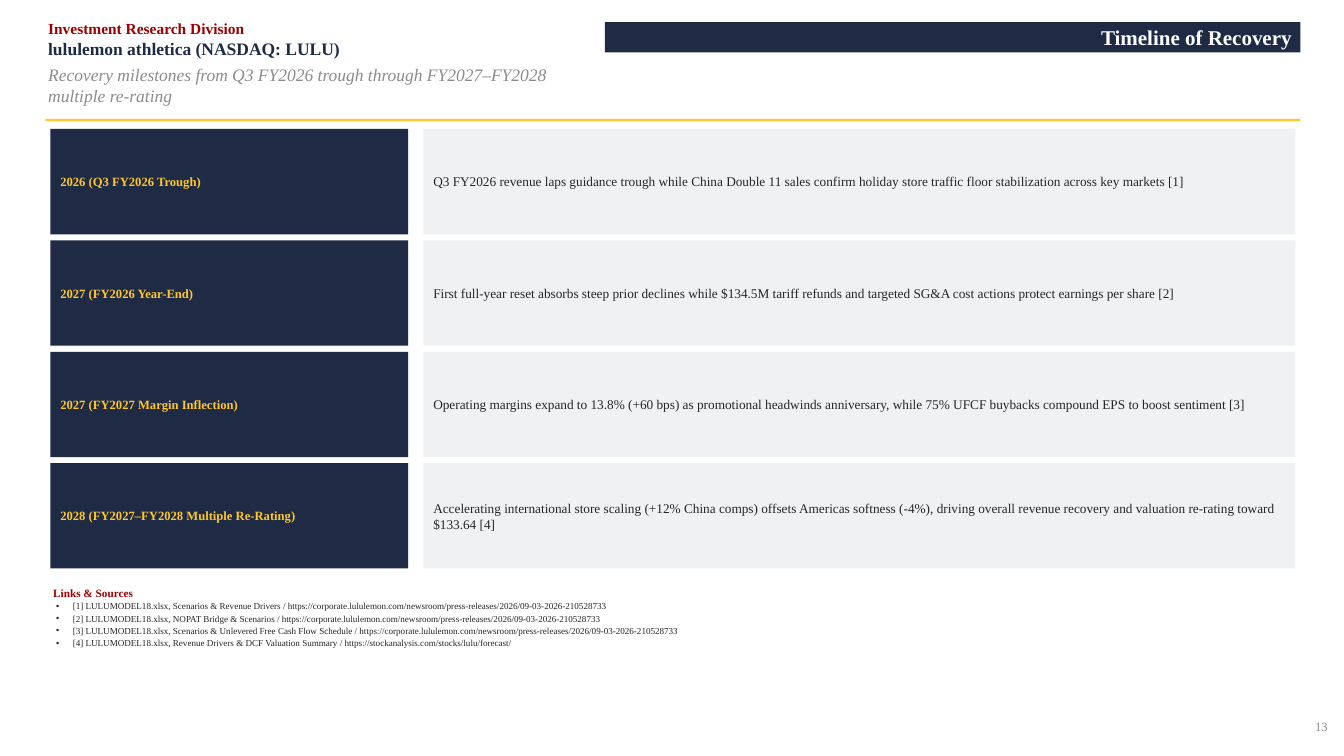
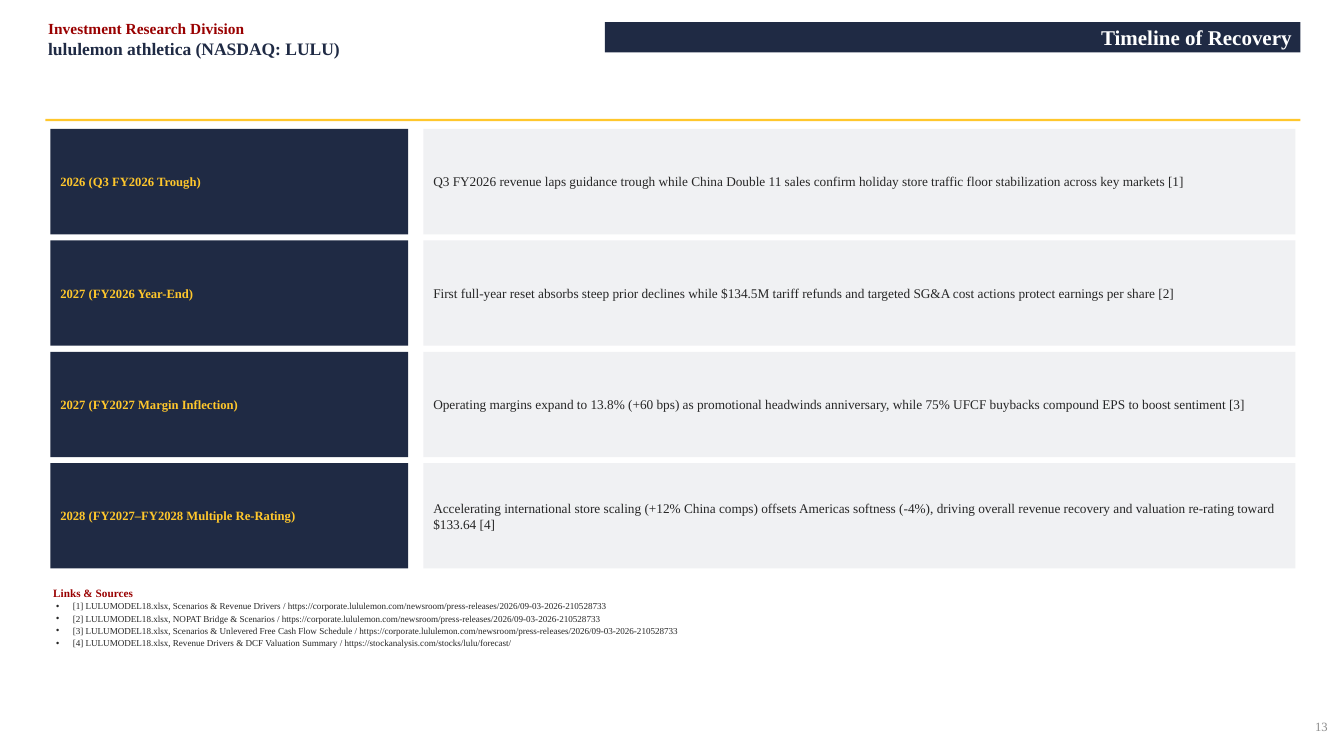
Before and after one commit to vengeanceaiUSC/RM, a slide deck: slide 13 of LULU/LULU_Investment_Pitch_Deck.pptx. Drawn at 1344x756 pixels with LibreOffice and Linux fonts; fonts in the diff are those of the drawing. Boxes give left, top, right and bottom in pixels: in the first picture for what was removed or moved away, otherwise in the second. Text is boxed around its words. In the diff, an @@ line names an element or a change of style, - is before the commit and + after.

```diff
--- a/LULU/LULU_Investment_Pitch_Deck.pptx
+++ b/LULU/LULU_Investment_Pitch_Deck.pptx
@@ text removed at box(48, 69, 546, 106) @@
-Recovery milestones from Q3 FY2026 trough through FY2027–FY2028 multiple re-rating
```
Also in this commit, not shown: 4 other slides changed, 2 other files.
